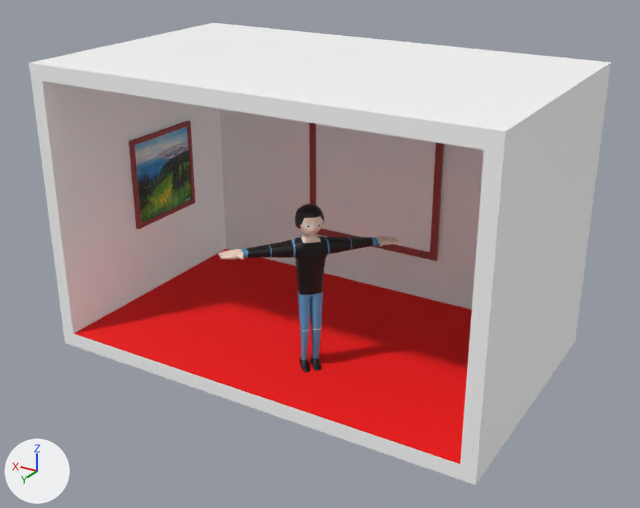
Two versions of the glTF model public/1234.glb, one commit apart.
Before and after are seen from a 50 mm lens placed at (-18.77, 29.97, 12.11), pointed at (-2.49, 2.83, -1.46). Arrows for +X, +Y and +Z are at lower left; the lights stay in place. The first picture is the older version. Where no turn or scale is listed for an object, it has been applied to the vertices.

The scene before the commit, as lines of its bpy script (objects in view):
```python
me_mesh_001 = bpy.data.meshes.new('Mesh.001')
me_mesh_001.from_pydata(...)  # 2973 vertices, 5936 faces; spans x 2.07..13.71, y 0.05..11.74, z -1.03..0.93
# faces by material slot: [2624, 1808, 16, 192, 1296]
me_mesh_001.materials.append(mat_skin)  # beige #ffe0d1
me_mesh_001.materials.append(mat_black)  # black #070707
me_mesh_001.materials.append(mat_pupil1)  # black #000000
me_mesh_001.materials.append(mat_picture)  # white #ffffff
me_mesh_001.materials.append(mat_blue)  # blue #60a6d5
me_mesh_002 = bpy.data.meshes.new('Mesh.002')
me_mesh_002.from_pydata(...)  # 55 vertices, 92 faces; spans x -0.5..0.5, y 0.0..0.022, z -0.5..0.5
# faces by material slot: [88, 4]
me_mesh_002.materials.append(mat_frame)  # red #a14747
me_mesh_002.materials.append(mat_imagepicture)  # picture img_8x10pic002
me_mesh_003 = bpy.data.meshes.new('Mesh.003')
me_mesh_003.from_pydata(...)  # 16 vertices, 28 faces; spans x -9.0..9.0, y -5.5..5.5, z -5.8..5.8
# faces by material slot: [26, 2]
me_mesh_003.materials.append(mat_white)  # white #ffffff
me_mesh_003.materials.append(mat_red)  # red #ff0000
ob_pcube3 = bpy.data.objects.new('pCube3', me_mesh_003)
ob_pcube3.location = (-2.17, 2.26, 0.04)
ob_pplane2 = bpy.data.objects.new('pPlane2', me_mesh_002)
ob_pplane2.location = (6.16, 1.75, 0.06)
ob_pplane2.rotation_euler = (-3.142, 0.0, 1.571)  # degrees (-180, 0, 90)
ob_pplane2.scale = (-3.87, -6.25, -3.87)
ob_psphere2 = bpy.data.objects.new('pSphere2', me_mesh_001)
ob_psphere2.location = (-6.59, 1.91, -5.19)
ob_psphere2.rotation_euler = (1.571, 0.0, 0.773)  # degrees (90, 0, 44)
ob_psphere2.scale = (0.563, 0.563, 0.563)
# also in view: 'pPlane1' at (-2.0, -2.42, 0.06)
```
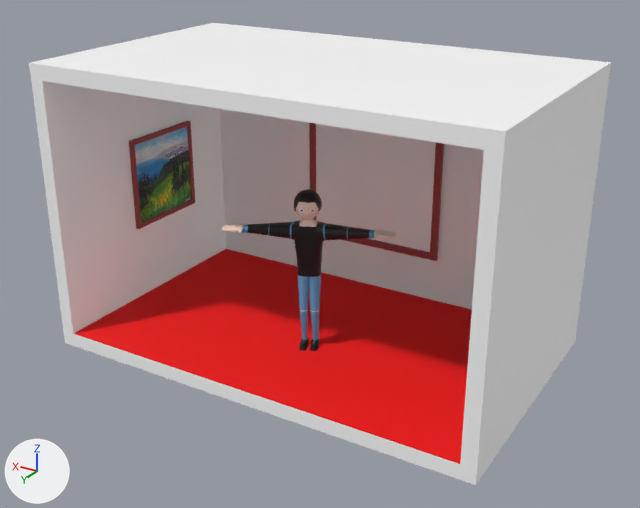
The change, as a list of edits to the scene's bpy script:
```text
Change ob_psphere2:
    ob_psphere2.rotation_euler: (1.571, 0.0, 0.773) -> (1.571, 0.0, 0.421)  # degrees (90, 0, 44) -> degrees (90, 0, 24)
```

Location of each change, [x1, y1, x2, y2] in pixels of the pictures (640 x 508 px):
'pSphere2', turned: before [218, 204, 399, 372]; after [222, 189, 396, 351]
